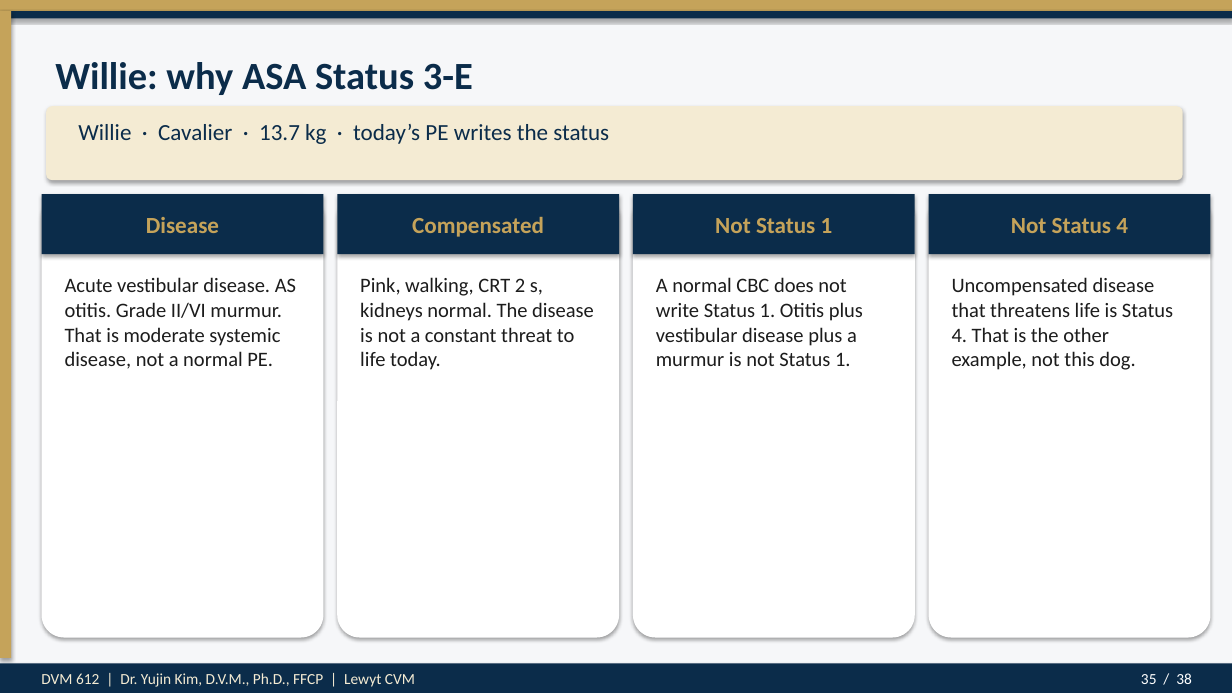
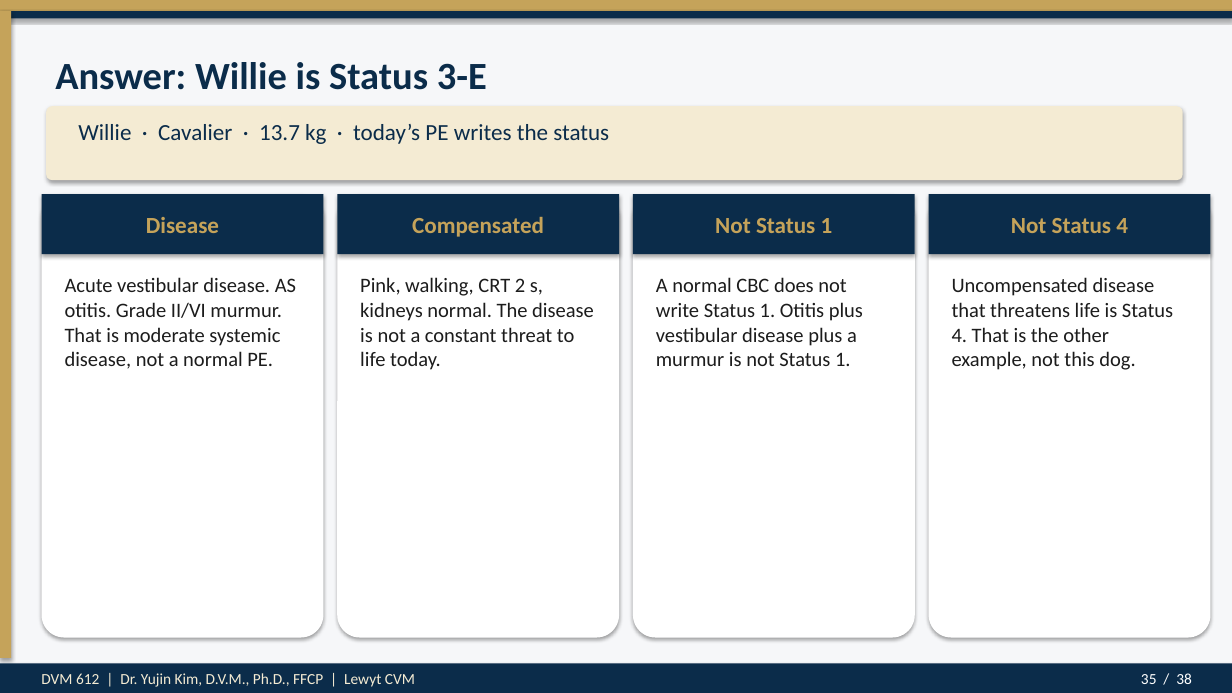
Before and after one commit to drkimvet/happycare, a slide deck: slide 35 of lectures/DVM-612_Week4_Preop_PatientPrep_Postop.pptx. Drawn at 1232x693 pixels with LibreOffice and Linux fonts; fonts in the diff are those of the drawing. Boxes give left, top, right and bottom in pixels: in the first picture for what was removed or moved away, otherwise in the second. Text is boxed around its words. In the diff, an @@ line names an element or a change of style, - is before the commit and + after.

```diff
--- a/lectures/DVM-612_Week4_Preop_PatientPrep_Postop.pptx
+++ b/lectures/DVM-612_Week4_Preop_PatientPrep_Postop.pptx
@@ text at bbox=[55, 62, 487, 90]: text changed @@
-Willie: why ASA Status 3-E
+Answer: Willie is Status 3-E
```
Also in this commit, not shown: 6 other slides changed, 1 slide added, 1 slide removed, 4 other files.
